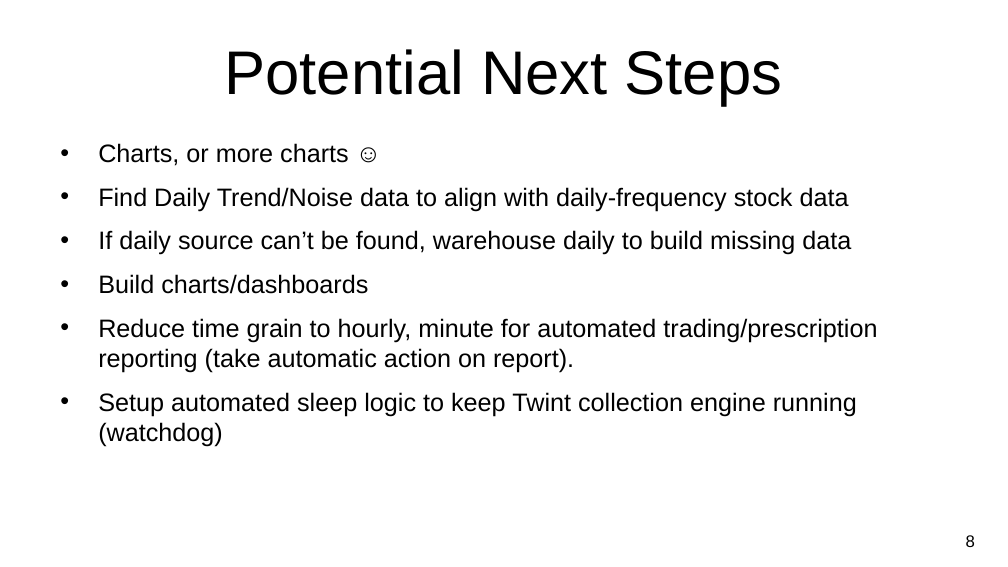
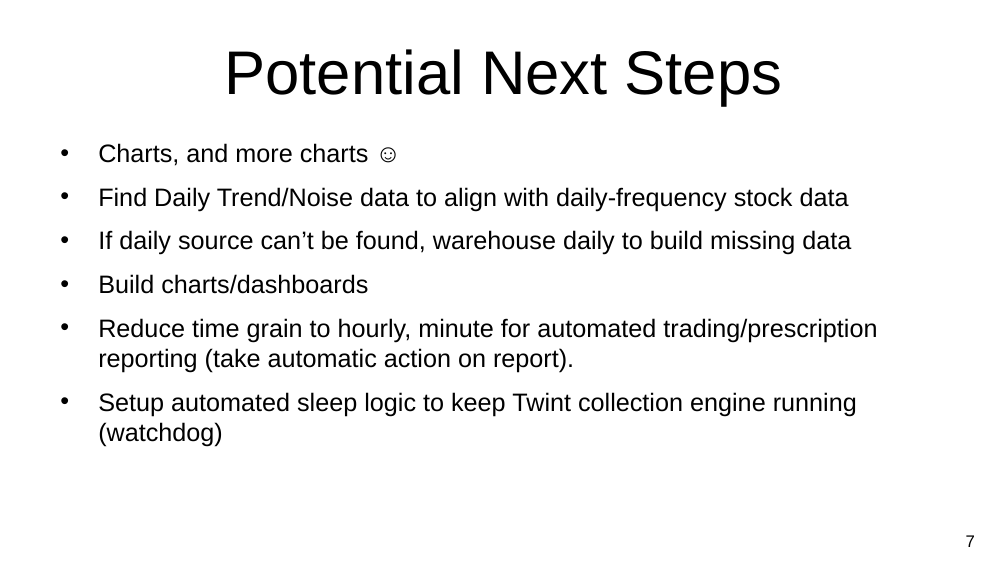
Before and after one commit to CCC-GH/Stocks-ETL-Project, a slide deck: slide 8 of NU-Project2_Stocks.pptx (slide 9 before the commit). Drawn at 1008x567 pixels with LibreOffice and Linux fonts; fonts in the diff are those of the drawing; background and template pictures are left out. Boxes give left, top, right and bottom in pixels: in the first picture for what was removed or moved away, otherwise in the second. Text is boxed around its words. In the diff, an @@ line names an element or a change of style, - is before the commit and + after.

```diff
--- a/NU-Project2_Stocks.pptx
+++ b/NU-Project2_Stocks.pptx
@@ text at [98, 143, 369, 166]: text changed @@
-• Charts, or more charts ☺
+• Charts, and more charts ☺
@@ page number at [966, 535, 975, 547]: text changed @@
-8
+7
```
Also in this commit, not shown: 1 other slide changed, 1 slide removed.
